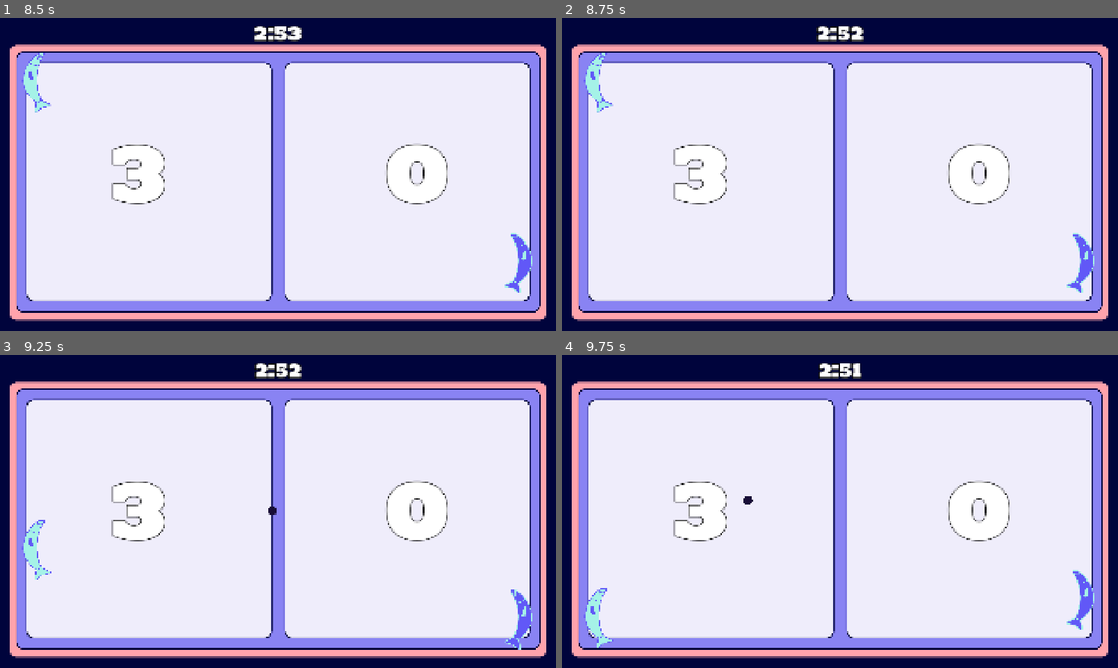
Above: before the commit, frames 1-4 (two rows, left to right).
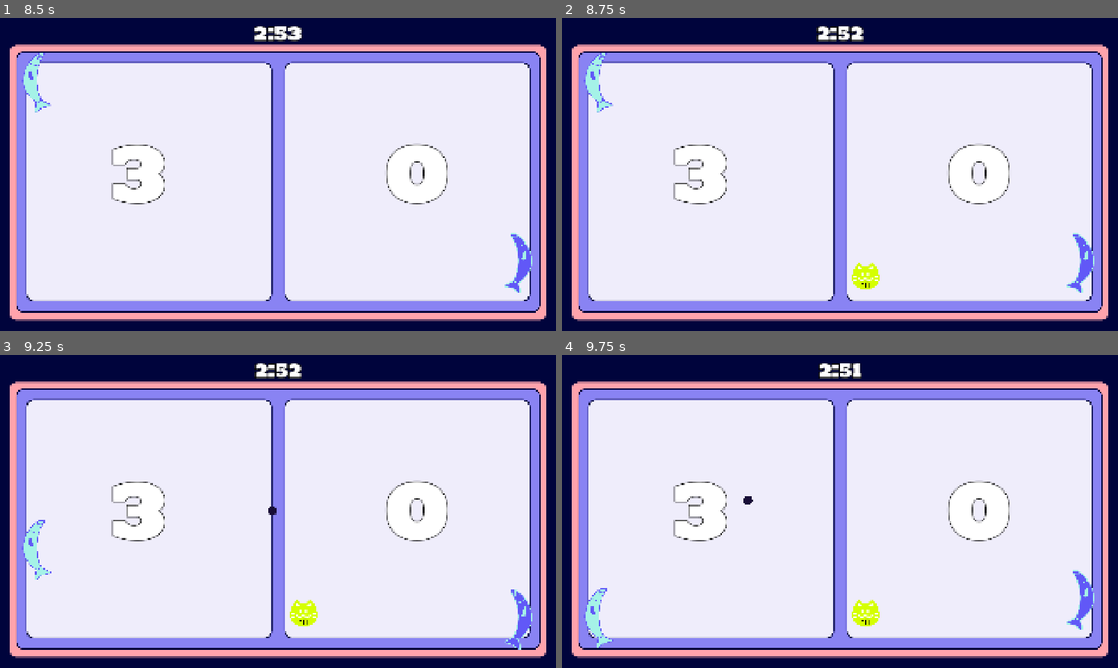
Above: after the commit, the same moments.

Repository: Jurinich/GDSG-WS-semester-project
Game: Godot game, scene res://scenes/main_menu.tscn
Two runs of this game, one before a commit and one after it. Both use one fixed random seed, a clock stepped at 60 frames per second and the inputs below.
Inputs:
- Up to frame 1 (8.5 s): click "Start Game" at 0.5 s; tap Enter at 1.25, 6.5 s; hold W (upP1) 1.28-2.03 s; hold Down (downP2) 1.28-2.03 s; hold S (downP1) 2.03-2.78 s; tap Up (upP2) every 1.5 s from 2.1 to 8.1 s; hold Down (downP2) 2.78-3.53 s; hold W (upP1) 2.78-4.28 s; tap Space at 4.25 s; hold Down (downP2) 4.28-5.03 s; hold S (downP1) 4.28-6.53 s; hold Down (downP2) 5.78-6.53 s; hold W (upP1) from 6.53 s (still down); hold Down (downP2) 7.28-8.03 s
- Up to frame 2 (8.75 s): keep holding W (upP1)
- Up to frame 3 (9.25 s): release W (upP1) at 8.78 s; hold S (downP1) from 8.78 s (still down); hold Down (downP2) from 8.78 s (still down)
- Up to frame 4 (9.75 s): keep holding S (downP1); release Down (downP2) at 9.53 s; tap Up (upP2) at 9.6 s

Frame 1 is identical in both runs. In frame 2, 0.3% of the frame differs, in the area x 52-58%, y 78-87%; in frame 3, 0.3%; in frame 4, 0.3%.

Commit message:
Pickups always work, spawn rebalancing

Diff:
--- a/gdsg-semester-project-w-2025-/scenes/game.tscn
+++ b/gdsg-semester-project-w-2025-/scenes/game.tscn
@@ -58,26 +58,31 @@
 [sub_resource type="Resource" id="Resource_e1j6l"]
 script = ExtResource("15_37s47")
 item = ExtResource("15_ssvqc")
+weight = 15.0
 metadata/_custom_type_script = "uid://d2jgn4osg4v7x"
 
 [sub_resource type="Resource" id="Resource_pl11u"]
 script = ExtResource("15_37s47")
 item = ExtResource("17_5newe")
+weight = 15.0
 metadata/_custom_type_script = "uid://d2jgn4osg4v7x"
 
 [sub_resource type="Resource" id="Resource_bhx41"]
 script = ExtResource("15_37s47")
 item = ExtResource("18_bt5mj")
+weight = 15.0
 metadata/_custom_type_script = "uid://d2jgn4osg4v7x"
 
 [sub_resource type="Resource" id="Resource_qouja"]
 script = ExtResource("15_37s47")
 item = ExtResource("19_qnb83")
+weight = 20.0
 metadata/_custom_type_script = "uid://d2jgn4osg4v7x"
 
 [sub_resource type="Resource" id="Resource_wljb1"]
 script = ExtResource("15_37s47")
 item = ExtResource("20_sww3w")
+weight = 13.0
 metadata/_custom_type_script = "uid://d2jgn4osg4v7x"
 
 [sub_resource type="Resource" id="Resource_v2yb1"]
@@ -88,11 +93,13 @@
 [sub_resource type="Resource" id="Resource_js0lu"]
 script = ExtResource("15_37s47")
 item = ExtResource("22_sgl2t")
+weight = 7.0
 metadata/_custom_type_script = "uid://d2jgn4osg4v7x"
 
 [sub_resource type="Resource" id="Resource_sww3w"]
 script = ExtResource("15_37s47")
 item = ExtResource("22_qnb83")
+weight = 5.0
 metadata/_custom_type_script = "uid://d2jgn4osg4v7x"
 
 [node name="Game" type="Node2D" unique_id=1886297339]
--- a/gdsg-semester-project-w-2025-/scripts/ball.gd
+++ b/gdsg-semester-project-w-2025-/scripts/ball.gd
@@ -5,7 +5,7 @@
 @export var SPEED_DECAY: float = 300.0
 
 var current_speed: float
-var last_hit_by: CharacterBody2D = null
+var last_hit_by: CharacterBody2D = player_1
 var is_split_spawn: bool = false
 var size_multiplier: float = 1.0
 
@@ -14,7 +14,7 @@
 @onready var border_sound: AudioStreamPlayer = $"../../border sound"
 @onready var fish_paddle_sound: AudioStreamPlayer = $"../../fish paddle sound"
 
-
+@onready var player_1: CharacterBody2D = $"../../Player1"
 
 
 
@@ -22,6 +22,8 @@
 	current_speed = BASE_SPEED
 	collision_shape.shape = collision_shape.shape.duplicate()
 	add_to_group("balls")
+	last_hit_by = player_1
+	print("Balls ", last_hit_by)
 	if size_multiplier != 1.0:
 		scale_ball(size_multiplier)
 	if not is_split_spawn:
--- a/gdsg-semester-project-w-2025-/scripts/ball_spawner.gd
+++ b/gdsg-semester-project-w-2025-/scripts/ball_spawner.gd
@@ -3,7 +3,7 @@
 
 @export var ball_scene : PackedScene
 @export var spawn_position: Vector2
-
+@onready var player_1: CharacterBody2D = $"../Player1"
 
 func _ready():
 	add_to_group("ball_spawner")
--- a/gdsg-semester-project-w-2025-/scripts/items/collectible_item.gd
+++ b/gdsg-semester-project-w-2025-/scripts/items/collectible_item.gd
@@ -4,7 +4,7 @@
 @export var tex_scale: float = 1.0
 
 @onready var sprite : Sprite2D = $Sprite2D
-
+@onready var player_1: CharacterBody2D = $"../../Player1"
 
 var item_data : ItemData
 
@@ -19,20 +19,21 @@
 
 func _on_body_entered(body: Node2D) -> void:
 	if body is Ball:
-		var player = body.last_hit_by
+		var player = player_1
+		var inventory: PlayerInventory = null
+		for child in player.get_children():
+			if child is PlayerInventory:
+				inventory = child
+				print(child)
+				break
 
-		if player != null:
-			var inventory: PlayerInventory = null
-			for child in player.get_children():
-				if child is PlayerInventory:
-					inventory = child
-					break
+		if inventory != null:
+			print("test1")
+			var was_picked_up = inventory.add_item(item_data)
 
-			if inventory != null:
-				var was_picked_up = inventory.add_item(item_data)
+			if not was_picked_up:
+				print("test2")
+				print(player.name, " inventory is full -> auto-use item")
+				inventory.activate_powerup(item_data)
 
-				if not was_picked_up:
-					print(player.name, " inventory is full -> auto-use item")
-					inventory.activate_powerup(item_data)
-
-				queue_free()
+			queue_free()
--- a/gdsg-semester-project-w-2025-/scripts/items/item_spawner.gd
+++ b/gdsg-semester-project-w-2025-/scripts/items/item_spawner.gd
@@ -11,7 +11,7 @@
 
 
 
-@export var time_for_new_item : float = 10.0 #maybe later this could be a range using a Vector2ii
+@export var time_for_new_item : float = 8.0 #maybe later this could be a range using a Vector2ii
 var elapsed_time : float = 0.0
 @export var item_drops : Array[ItemDrop]
 @export var item_scene : PackedScene
--- a/gdsg-semester-project-w-2025-/scripts/items/paw_frenzy.gd
+++ b/gdsg-semester-project-w-2025-/scripts/items/paw_frenzy.gd
@@ -4,4 +4,4 @@
 	print(player.name, " used the Paw Frenzy")
 	var spawner = get_tree().get_first_node_in_group("kitten_spawner")
 	if spawner and spawner.has_method("activate_frenzy"):
-		spawner.activate_frenzy(10.0)
+		spawner.activate_frenzy(20.0)
Not shown: 1 places in gdsg-semester-project-w-2025-/scenes/game.tscn that only renumber resources
